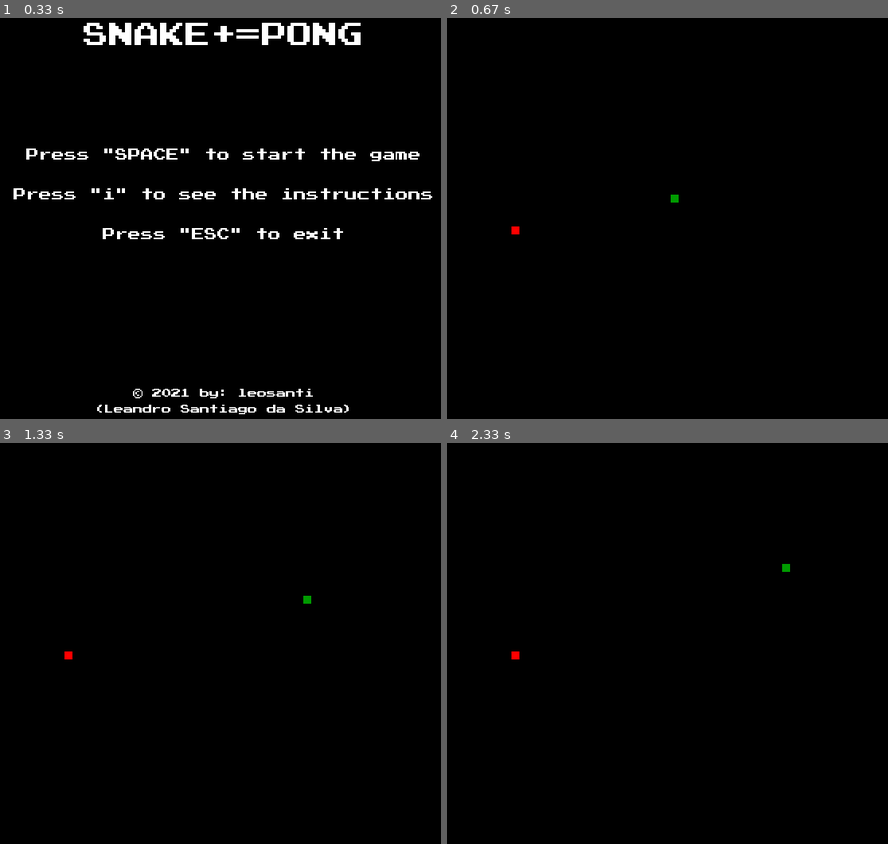
Above: before the commit, frames 1-4 (two rows, left to right).
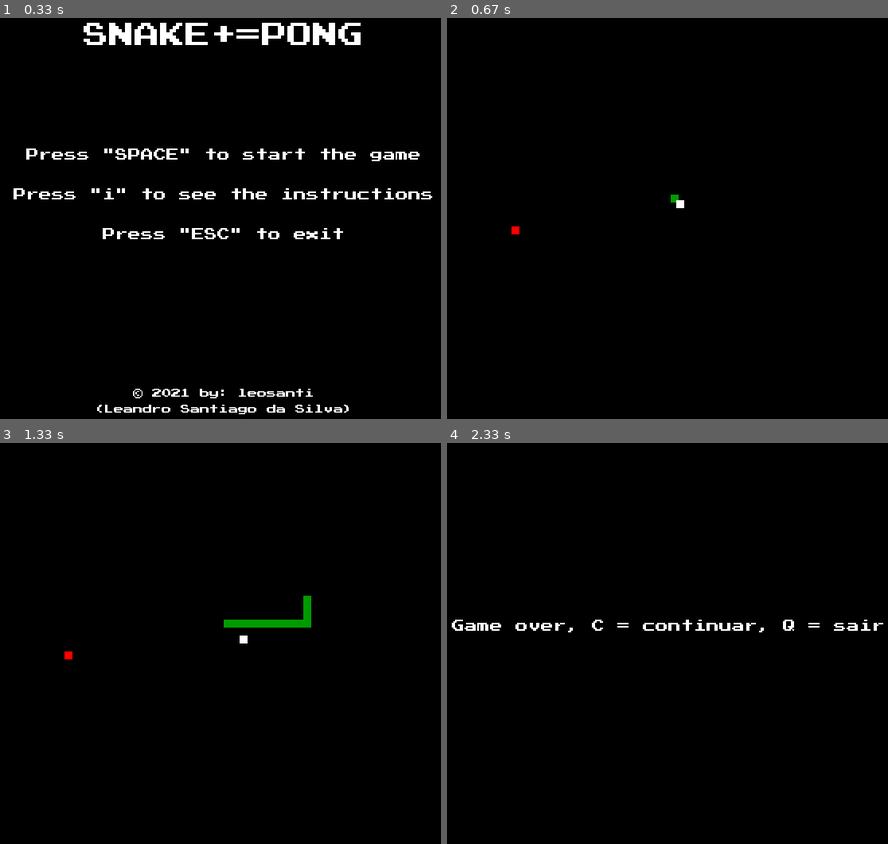
Above: after the commit, the same moments.

Repository: leandro-santi/snake-pong-pygame
Game: pygame game, started from main.py
Two runs of this game, one before a commit and one after it. Both use one fixed random seed, a clock stepped at 60 frames per second and the inputs below.
Inputs:
- Up to frame 1 (0.33 s): no input
- Up to frame 2 (0.67 s): tap Space at 0.33 s
- Up to frame 3 (1.33 s): hold Right 0.67-1.13 s; tap Space at 0.73, 1.03, 1.23 s; hold Up from 1.17 s (still down)
- Up to frame 4 (2.33 s): release Up at 1.47 s; hold Right 1.5-1.97 s; tap Space at 1.57, 1.87, 2.07 s; hold Left from 2 s (still down)

Frame 1 is identical in both runs. In frame 2, less than 0.1% of the frame differs, in the area x 51-54%, y 45-48%; in frame 3, 0.5%; in frame 4, 0.8%, in the area x 1-99%, y 30-54%.

Commit message:
mechanics update (pong ball, colisions and speed)

Diff:
--- /dev/null
+++ b/ball.py
@@ -0,0 +1,8 @@
+import pygame
+
+pygame.init()
+
+ball_x = 300
+ball_y = 300
+ball_dx = 1
+ball_dy = 1
--- a/constants.py
+++ b/constants.py
@@ -12,3 +12,10 @@
 HEIGHT = 600
 
 font = pygame.font.Font("assets/fonts/PressStart2P.ttf", 16)
+
+# block constants
+block_size = 10
+block_time = 20
+
+# random angle
+ang = [1, -1]
--- /dev/null
+++ b/cube.py
@@ -0,0 +1,3 @@
+import pygame
+
+pygame.init()
--- a/game.py
+++ b/game.py
@@ -3,58 +3,66 @@
 
 import constants
 import menu
+import snake
+import ball
+
+game_screen = pygame.display.set_mode((constants.WIDTH, constants.HEIGHT))
+pygame.display.set_caption('Snake+=Pong')
+
+random_x = 0
+random_y = 0
+score = 0
+ball_speed = 2
 
 
 def game():
     pygame.init()
 
-    game_screen = pygame.display.set_mode((constants.WIDTH, constants.HEIGHT))
-    pygame.display.set_caption('Snake+=Pong')
-
     # clock time para criar um tempo para o frame
     clock = pygame.time.Clock()
 
-    # tamanho do bloco
-    tamanho_objeto = 10
-    tempo_objeto = 20
+    def screen_msg(msg, cor):
+        # desenha o texto em uma nova superficie
+        screen_text = constants.font.render(msg, True, cor)
+        game_screen.blit(screen_text, [25, 300])
 
+    def loop_game():
+        quit_game = False
+        game_over = False
 
-    def cobra(tamanho_objeto, matriz):
-        for posx_y in matriz:
-            pygame.draw.rect(game_screen, constants.GREEN, [posx_y[0], posx_y[1], tamanho_objeto, tamanho_objeto])
+        global random_x
+        global random_y
+        global score
+        global ball_speed
 
+        ball.ball_x = 300
+        ball.ball_y = 300
 
-    def tela_msg(msg, cor):
-        # desenha o texto em uma nova superficie
-        tela_texto = constants.font.render(msg, True, cor)
-        game_screen.blit(tela_texto, [25 , 300])
-
-
-    def loop_jogo():
-        sair_jogo = False
-        gameOver = False
+        ball_speed = 2
 
         # desempenho de colisao
-        lado_x = constants.WIDTH / 2
-        lado_y = constants.HEIGHT / 2
+        side_x = constants.WIDTH / 2
+        side_y = constants.HEIGHT / 2
 
-        # para a cobra ficar parada em (0) no inicio do jogo
-        mudar_ladox = 0
-        mudar_ladoy = 0
+        # para a snake ficar parada em (0) no inicio do jogo
+        change_side_x = 0
+        change_side_y = 0
 
-        matriz_cobra = []
-        tamanho_cobra = 1
+        array_snake = []
+        size_snake = 1
+
+        game_start = True
 
         # arredondamento de numeros aleatorios
-        aleatorio_x = round(random.randrange(0, constants.HEIGHT - tamanho_objeto) / 10.0) * 10.0
-        aleatorio_y = round(random.randrange(0, constants.WIDTH - tamanho_objeto) / 10.0) * 10.0
+        random_x = round(random.randrange(0, constants.HEIGHT - constants.block_size) / 10.0) * 10.0
+        random_y = round(random.randrange(0, constants.WIDTH - constants.block_size) / 10.0) * 10.0
 
         # bloquea a tela e so sairá com as opções abaixo
-        while not sair_jogo:
+        while not quit_game:
 
-            while gameOver == True:
+            while game_over:
                 game_screen.fill(constants.BLACK)
-                tela_msg("Game over, C = continuar, Q = sair", constants.RED)
+                screen_msg("Game over, C = continuar, Q = sair", constants.WHITE)
 
                 pygame.display.update()
 
@@ -62,69 +70,109 @@
                     if event.type == pygame.KEYDOWN:
                         if event.key == pygame.K_q:
                             menu.menu()
-                            sair_jogo = True
-                            gameOver = False
+                            quit_game = True
+                            game_over = False
+                            ball_speed = 1
+                            ball.ball_dx = 1
+                            ball.ball_dy = 1
                         if event.key == pygame.K_c:
-                            loop_jogo()
+                            loop_game()
 
             # direções do blocos no teclado
             for event in pygame.event.get():
                 if event.type == pygame.QUIT:
-                    sair_jogo = True
+                    quit_game = True
                 if event.type == pygame.KEYDOWN:
                     if event.key == pygame.K_LEFT:
-                        mudar_ladox = -tamanho_objeto
-                        mudar_ladoy = 0
+                        change_side_x = -constants.block_size
+                        if game_start:
+                            size_snake += 15
+                            game_start = False
+                        change_side_y = 0
                     elif event.key == pygame.K_RIGHT:
-                        mudar_ladox = tamanho_objeto
-                        mudar_ladoy = 0
+                        change_side_x = constants.block_size
+                        if game_start:
+                            size_snake += 15
+                            game_start = False
+                        change_side_y = 0
                     elif event.key == pygame.K_UP:
-                        mudar_ladoy = -tamanho_objeto
-                        mudar_ladox = 0
+                        change_side_y = -constants.block_size
+                        if game_start:
+                            size_snake += 15
+                            game_start = False
+                        change_side_x = 0
                     elif event.key == pygame.K_DOWN:
-                        mudar_ladoy = tamanho_objeto
-                        mudar_ladox = 0
+                        change_side_y = constants.block_size
+                        if game_start:
+                            size_snake += 15
+                            game_start = False
+                        change_side_x = 0
 
-            if lado_x >= constants.WIDTH or lado_x < 0 or lado_y >= constants.HEIGHT or lado_y < 0:
-                gameOver = True
+            if side_x >= constants.WIDTH or side_x < 0 or side_y >= constants.HEIGHT or side_y < 0:
+                game_over = True
 
-            lado_x += mudar_ladox
-            lado_y += mudar_ladoy
+            side_x += change_side_x
+            side_y += change_side_y
 
             # cor da tela principal
             game_screen.fill(constants.BLACK)
+
             # cor do segundo objeto (comida)
-            pygame.draw.rect(game_screen, constants.RED, [aleatorio_x, aleatorio_y, tamanho_objeto, tamanho_objeto])
+            pygame.draw.rect(game_screen, constants.RED, [random_x, random_y,
+                                                          constants.block_size, constants.block_size])
 
             # matriz comida
-            cabeca_cobra = []
-            cabeca_cobra.append(lado_x)
-            cabeca_cobra.append(lado_y)
-            matriz_cobra.append(cabeca_cobra)
+            head_snake = [side_x, side_y]
+            array_snake.append(head_snake)
 
             # pega o tamanho da matriz (listaCobra2) define maior que o cumprimento
-            if len(matriz_cobra) > tamanho_cobra:
+            if len(array_snake) > size_snake:
                 # remove o indice da matriz (0)
-                del matriz_cobra[0]
+                del array_snake[0]
 
-            for seguimento_cobra in matriz_cobra[:-1]:
-                if seguimento_cobra == cabeca_cobra:
-                    gameOver = True
+            for length_snake in array_snake[:-1]:
+                if length_snake == head_snake:
+                    game_over = True
 
-            cobra(tamanho_objeto, matriz_cobra)
+            snake.snake(constants.block_size, array_snake)
+            # ball.draw_ball()
+
+            # movimento da bolinha
+            ball.ball_x += ball.ball_dx
+            ball.ball_y += ball.ball_dy
+            balls = pygame.Rect(ball.ball_x, ball.ball_y, 10, 10)
+            pygame.draw.rect(game_screen, constants.WHITE, balls)
+            # game_screen.blit(ball.ball, (ball.ball_x, ball.ball_y))
+            # pygame.display.flip()
+
+            # colisão da bolinha
+            #if ball.ball_x >= constants.WIDTH or ball.ball_x < 0 or ball.ball_y >= constants.HEIGHT or ball.ball_y < 0:
+             #   game_over = True
+
+            # colisão da bolinha com a cobra
+            for rub in array_snake[:-1]:
+                if rub[0] == ball.ball_x and rub[1] == ball.ball_y:
+                    aux = random.randint(0, 1)
+                    # print(constants.ang[aux])
+                    # print(ball_speed)
+                    ball.ball_dx *= -1
+                    ball.ball_dy *= -1
 
             # atualiza o display
             pygame.display.update()
 
-            # arredondamento de numeros aleatorios
-            if lado_x == aleatorio_x and lado_y == aleatorio_y:
-                aleatorio_x = round(random.randrange(0, constants.HEIGHT - tamanho_objeto) / 10.0) * 10.0
-                aleatorio_y = round(random.randrange(0, constants.HEIGHT - tamanho_objeto) / 10.0) * 10.0
-                tamanho_cobra += 1
+            # arredondamento de numeros aleatorios / crescimento da snake
+            if side_x == random_x and side_y == random_y:
+                random_x = round(random.randrange(0, constants.HEIGHT - constants.block_size) / 10.0) * 10.0
+                random_y = round(random.randrange(0, constants.HEIGHT - constants.block_size) / 10.0) * 10.0
+                if size_snake > 3:
+                    size_snake -= 1
+                    del array_snake[0]
+                    print(len(array_snake))
 
-            clock.tick(tempo_objeto)
+            clock.tick(constants.block_time)
 
         pygame.quit()
         quit()
 
-    loop_jogo()
+    loop_game()
--- a/instructions.py
+++ b/instructions.py
@@ -1,4 +1,5 @@
 import pygame
+
 import constants
 import menu
 
--- a/main.py
+++ b/main.py
@@ -3,6 +3,7 @@
 import pygame
 
 import menu
+
 pygame.init()
 pygame.display.set_caption('Snake+=Pong')
 menu.menu()
--- /dev/null
+++ b/snake.py
@@ -0,0 +1,11 @@
+import pygame
+
+import game
+import constants
+
+pygame.init()
+
+
+def snake(size, array):
+    for position in array:
+        pygame.draw.rect(game.game_screen, constants.GREEN, [position[0], position[1], size, size])
Binary file added: assets/images/ball.png
